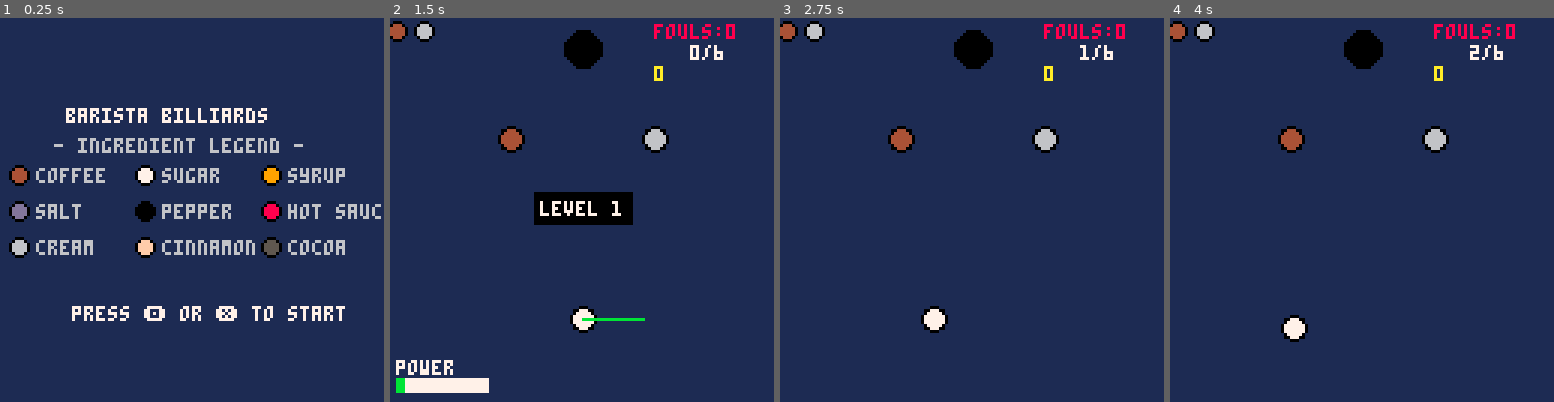
Above: before the commit, frames 1-4 (left to right).
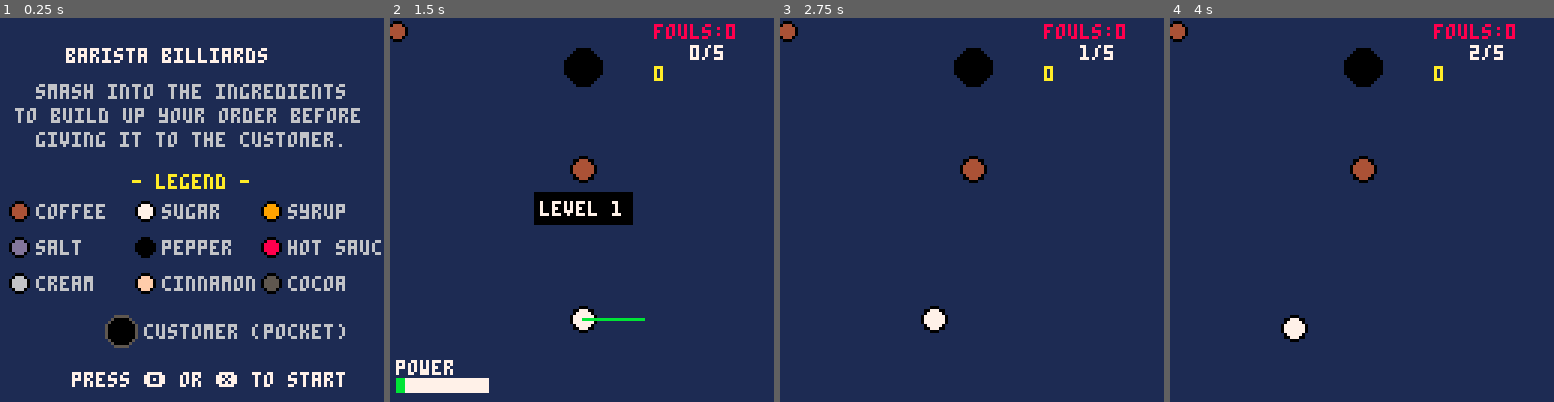
Above: after the commit, the same moments.

Repository: Loupax/coffee-pool
Game: PICO-8 cartridge barista.p8
Two runs of this game, one before a commit and one after it. Both use one fixed random seed, a clock stepped at 60 frames per second and the inputs below.
Inputs:
- Up to frame 1 (0.25 s): no input
- Up to frame 2 (1.5 s): tap O (Z key) at 0.33, 0.7, 1.43 s; tap X (X key) at 1.07 s
- Up to frame 3 (2.75 s): hold Left 1.97-2.37 s; tap X (X key) at 2.07, 2.4, 2.73 s; tap O (Z key) at 2.22 s
- Up to frame 4 (4 s): hold Right 2.87-3.53 s; tap X (X key) at 3.07, 3.4, 3.73 s; tap O (Z key) at 3.1, 3.98 s

The runs differ from the first frame. In frame 1, 16% of the frame differs, in the area x 2-100%, y 7-97%; in frame 2, 2.3%; in frame 3, 2.3%; in frame 4, 2.3%.

Commit message:
Polishing

Diff:
--- a/barista.p8
+++ b/barista.p8
@@ -34,26 +34,26 @@
 
 -- levels
 levels={
- {
-  recipe={[1]=1,[7]=1},
-  ents={
-   {id=1,t=0,x=64,y=100},
-   {id=2,t=1,x=40,y=40},
-   {id=3,t=7,x=88,y=40},
-   {id=4,t=10,x=64,y=10,r=6}
-  }
- },
- {
-  recipe={[1]=1,[7]=1},
-  ents={
-   {id=1,t=0,x=64,y=110},
-   {id=2,t=1,x=30,y=50},
-   {id=3,t=7,x=98,y=50},
-   {id=4,t=2,x=55,y=40},
-   {id=5,t=2,x=73,y=40},
-   {id=6,t=10,x=64,y=10,r=6}
-  }
- }
+ {recipe={[1]=1},
+  ents={{t=0,x=64,y=100},{t=1,x=64,y=50},{t=10,x=64,y=16,r=6}}},
+ {recipe={[1]=1,[7]=1},
+  ents={{t=0,x=64,y=110},{t=1,x=40,y=60},{t=7,x=88,y=60},{t=10,x=64,y=16,r=6}}},
+ {recipe={[1]=1,[7]=1,[2]=1},
+  ents={{t=0,x=64,y=110},{t=1,x=30,y=70},{t=7,x=98,y=70},{t=2,x=64,y=50},{t=4,x=64,y=80},{t=10,x=64,y=16,r=6}}},
+ {recipe={[1]=1,[7]=1,[9]=1},
+  ents={{t=0,x=64,y=64},{t=1,x=30,y=30},{t=7,x=98,y=30},{t=9,x=64,y=98},{t=10,x=16,y=16,r=6},{t=10,x=112,y=16,r=6}}},
+ {recipe={[1]=1,[9]=1,[6]=1},
+  ents={{t=0,x=64,y=110},{t=1,x=64,y=50},{t=9,x=40,y=30},{t=6,x=88,y=30},{t=7,x=50,y=70},{t=7,x=78,y=70},{t=10,x=64,y=16,r=6}}},
+ {recipe={[1]=1,[2]=3},
+  ents={{t=0,x=64,y=110},{t=1,x=64,y=20},{t=2,x=40,y=60},{t=2,x=64,y=60},{t=2,x=88,y=60},{t=5,x=40,y=40},{t=5,x=88,y=40},{t=10,x=16,y=16,r=6},{t=10,x=112,y=16,r=6}}},
+ {recipe={[1]=1,[3]=1,[8]=1},
+  ents={{t=0,x=64,y=110},{t=1,x=64,y=80},{t=3,x=20,y=64},{t=8,x=108,y=64},{t=4,x=40,y=40},{t=4,x=88,y=40},{t=10,x=64,y=16,r=6}}},
+ {recipe={[1]=1,[7]=1,[3]=2},
+  ents={{t=0,x=16,y=110},{t=1,x=112,y=110},{t=7,x=64,y=64},{t=3,x=40,y=30},{t=3,x=88,y=30},{t=4,x=64,y=45},{t=10,x=64,y=16,r=6}}},
+ {recipe={[1]=2,[7]=1},
+  ents={{t=0,x=64,y=110},{t=1,x=30,y=80},{t=1,x=98,y=80},{t=7,x=64,y=50},{t=4,x=50,y=16},{t=4,x=78,y=16},{t=10,x=64,y=16,r=6}}},
+ {recipe={[1]=2,[7]=2,[3]=1,[9]=1},
+  ents={{t=0,x=64,y=110},{t=1,x=30,y=80},{t=1,x=98,y=80},{t=7,x=30,y=40},{t=7,x=98,y=40},{t=3,x=64,y=60},{t=9,x=64,y=30},{t=4,x=45,y=50},{t=5,x=83,y=50},{t=10,x=16,y=16,r=6},{t=10,x=112,y=16,r=6}}}
 }
 
 function load_level(li)
@@ -82,9 +82,10 @@
  for k,v in pairs(l.recipe) do
   recipe[k]=v
  end
+ local lid=1
  for e in all(l.ents) do
   local ne={
-   id=e.id,t=e.t,
+   id=lid,t=e.t,
    x=e.x,y=e.y,
    dx=0,dy=0,
    r=e.r or ball_r,
@@ -92,6 +93,7 @@
   }
   add(ents,ne)
   if ne.t==0 then cue=ne end
+  lid+=1
  end
  msg="level "..li
  msg_t=60
@@ -177,6 +179,7 @@
    power=0
    shots+=1
    state=1
+   sfx(0)
   end
 
  elseif state==1 then
@@ -194,18 +197,22 @@
     if e.x-e.r<0 then
      e.x=e.r
      e.dx=-e.dx*0.9
+     if abs(e.dx)>0.5 or abs(e.dy)>0.5 then sfx(2) end
     end
     if e.x+e.r>127 then
      e.x=127-e.r
      e.dx=-e.dx*0.9
+     if abs(e.dx)>0.5 or abs(e.dy)>0.5 then sfx(2) end
     end
     if e.y-e.r<0 then
      e.y=e.r
      e.dy=-e.dy*0.9
+     if abs(e.dx)>0.5 or abs(e.dy)>0.5 then sfx(2) end
     end
     if e.y+e.r>127 then
      e.y=127-e.r
      e.dy=-e.dy*0.9
+     if abs(e.dx)>0.5 or abs(e.dy)>0.5 then sfx(2) end
     end
    end
   end
@@ -238,6 +245,7 @@
        a.dy-=van*ny
        b.dx+=van*nx
        b.dy+=van*ny
+       sfx(1)
       end
       -- scoring
       if a.t==0 and b.cd==0
@@ -265,9 +273,12 @@
       if dsq<e.r*e.r then
        if b.t==0 then
         -- cue pocketed
+        sfx(3)
         state=2
        else
         b.alive=false
+        sfx(3)
+        show_msg("free "..inames[b.t+1].."!",45)
        end
       end
      end
@@ -312,6 +323,7 @@
    if fouls>0 then
     gameover=true
     show_msg("foul! bad mix!",999)
+    sfx(4)
    else
     -- verify recipe complete
     local pass=true
@@ -325,9 +337,11 @@
      global_score+=1000*mult
      lvl_complete=true
      show_msg("level clear!",999)
+     sfx(5)
     else
      gameover=true
      show_msg("recipe incomplete!",999)
+     sfx(4)
     end
    end
   else
@@ -341,18 +355,24 @@
  cls(1)
 
  if state==-1 then
-  print("barista billiards",22,30,7)
-  print("- ingredient legend -",18,40,6)
+  print("barista billiards",22,10,7)
+  print("smash into the ingredients",12,22,6)
+  print("to build up your order before",5,30,6)
+  print("giving it to the customer.",12,38,6)
+  print("- legend -",44,52,10)
   for i=1,9 do
    local row=flr((i-1)/3)
    local col=(i-1)%3
    local bx=6+col*42
-   local by=52+row*12
+   local by=64+row*12
    circfill(bx,by,3,ecol(i))
    circ(bx,by,3,0)
    print(inames[i+1],bx+6,by-2,6)
   end
-  print("press \x8e or \x97 to start",24,96,7)
+  circfill(40,104,5,0)
+  circ(40,104,5,5)
+  print("customer (pocket)",48,102,6)
+  print("press \x8e or \x97 to start",24,118,7)
   return
  end
 
Not shown, changed: the sound effects (__sfx__) section of barista.p8
Not shown, changed: .claude/agents/developer.md
Not shown, changed: .claude/agents/orchestrator.md
Not shown, changed: .claude/agents/qa.md
Not shown, changed: cost-report.md
